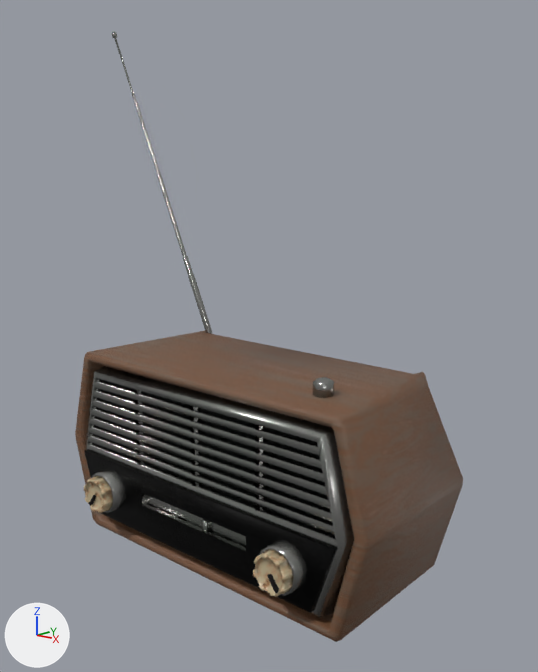
A saved change to the Blender file External Assets/connected.blend.
Before and after are seen from a 50 mm lens placed at (0.722, -0.805, 0.578), pointed at (0.007, 0.029, 0.333). The lights are fixed; the arrows at lower left show +X, +Y and +Z.

Script lines for the objects in view, before the commit:
```python
ob_antenna = bpy.data.objects.new('Antenna', me_cube_049)
ob_antenna.location = (0.0, 0.0, 0.0)
ob_channelpanel = bpy.data.objects.new('ChannelPanel', me_cube_046)
ob_channelpanel.location = (0.0, 0.0, 0.0)
ob_channeltuner = bpy.data.objects.new('ChannelTuner', me_cube_053)
ob_channeltuner.location = (0.0, 0.0, 0.0)
ob_plasticframe = bpy.data.objects.new('PlasticFrame', me_cube_027)
ob_plasticframe.location = (0.0, 0.0, 0.0)
ob_powerbutton = bpy.data.objects.new('PowerButton', me_cube_029)
ob_powerbutton.location = (0.0, 0.0, 0.0)
ob_shell = bpy.data.objects.new('Shell', me_cube_020)
ob_shell.location = (0.0, 0.0, 0.0)
ob_soundfilter = bpy.data.objects.new('SoundFilter', me_cube_025)
ob_soundfilter.location = (0.0, 0.0, 0.0)
ob_tuners = bpy.data.objects.new('Tuners', me_cube_048)
ob_tuners.location = (0.0, 0.0, 0.0)
```
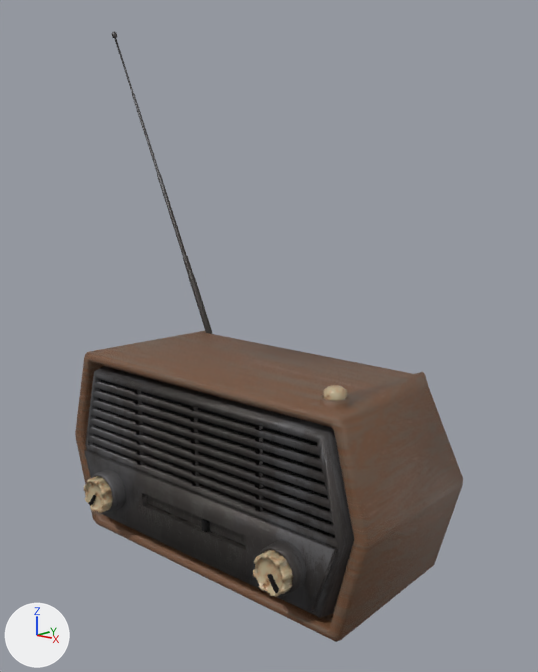
The change, as a list of edits to the scene's bpy script:
```text
Change mat_goldenmetal:
    remove # nodes: BsdfPrincipled, Bump x2, Mapping, Math, Mix x2, OutputMaterial, TexCoord, TexNoise, TexWave, ValToRGB x3
    remove # colours: black #000000, brown #7a422d, brown #462d18, white #ffffff, black #171717, light grey #e4e4e4, grey #88878a, grey #b1a6a0
    nodes: BsdfPrincipled, Bump x2, Mapping, Math, Mix, OutputMaterial, TexCoord, TexNoise, TexWave, ValToRGB x3
    colours: black #000000, brown #7a422d, brown #462d18, white #ffffff, black #171717, light grey #e4e4e4, dark grey #616062, dark grey #4c4948
Change me_cube_020:
    remove me_cube_020.from_pydata(...)  # 75 vertices, 64 faces; spans x 0.0..0.289, y -0.125..0.125, z 0.0..0.296
    add me_cube_020.from_pydata(...)  # 327 vertices, 314 faces; spans x -0.289..0.289, y -0.125..0.125, z -0.011..0.305
    me_cube_020 part 1: 252 vertices added at x -0.289..0.289, y -0.125..0.125, z -0.011..0.305
Change me_cube_027:
    remove me_cube_027.from_pydata(...)  # 122 vertices, 68 faces; spans x -0.124..0.261, y -0.135..-0.097, z 0.023..0.273
    add me_cube_027.from_pydata(...)  # 200 vertices, 136 faces; spans x -0.261..0.261, y -0.135..-0.097, z 0.023..0.273
    me_cube_027 part 2: a new loose piece, a box spanning x -0.0037..0.0037, y -0.1268..-0.1195, z 0.1389..0.2613, in mat_goldenmetal
    me_cube_027 part 3: a new loose piece, a box spanning x 0.1163..0.1237, y -0.1268..-0.1195, z 0.1389..0.2613, in mat_goldenmetal
    me_cube_027 part 4: a new loose piece, a box spanning x -0.1237..-0.1163, y -0.1268..-0.1195, z 0.1389..0.2613, in mat_goldenmetal
    me_cube_027 part 5: 40 vertices added at x -0.261..-0.216, y -0.128..-0.097, z 0.023..0.273
    me_cube_027 part 6: 6 vertices added at x -0.108..-0.106, y -0.135..-0.119, z 0.081..0.102
    me_cube_027 part 7: 68 faces spanning x -0.124..0.261, y -0.135..-0.097, z 0.023..0.273 switch from mat_metallicgray to mat_goldenmetal
Change me_cube_029:
    remove me_cube_029.from_pydata(...)  # 26 vertices, 24 faces; spans x 0.1626..0.1905, y -0.0764..-0.0485, z 0.294..0.317
    add me_cube_029.from_pydata(...)  # 26 vertices, 24 faces; spans x 0.1961..0.2253, y -0.099..-0.0699, z 0.2928..0.3178
    me_cube_029 part 8: 26 of 26 vertices moved; they spanned x 0.1626..0.1905, y -0.0764..-0.0485, z 0.294..0.317 and now span x 0.1961..0.2253, y -0.099..-0.0699, z 0.2928..0.3178; mean shift (0.0341, -0.022, 0.0); largest move (0.1626, -0.0624, 0.294) -> (0.2106, -0.099, 0.2928)
Change me_cube_048:
    remove me_cube_048.from_pydata(...)  # 112 vertices, 114 faces; spans x 0.1446..0.2087, y -0.157..-0.0872, z 0.0558..0.1198
    add me_cube_048.from_pydata(...)  # 224 vertices, 228 faces; spans x -0.2087..0.2087, y -0.157..-0.0872, z 0.0558..0.1198
    me_cube_048 part 9: the loose piece of 112 vertices spanning x 0.1446..0.2087, y -0.157..-0.0872, z 0.0558..0.1198 is copied, and the copy is mirrored in x about the mesh origin, in mat_goldenmetal; it spans x -0.2087..-0.1446, y -0.157..-0.0872, z 0.0558..0.1198
    me_cube_048 part 10: 114 faces spanning x 0.1446..0.2087, y -0.157..-0.0872, z 0.0558..0.1198 switch from mat_metallicgray to mat_goldenmetal
Change me_cube_049:
    where me_cube_049.from_pydata(...)  # 138 vertices, 136 faces; spans x -0.447..-0.196, y 0.103..0.12, z 0.273..0.824
    remove me_cube_049.materials.append(mat_metallicgray)
    add me_cube_049.materials.append(mat_goldenmetal)
Change ob_shell:
    remove _m = ob_shell.modifiers.new('Mirror', 'MIRROR')
    remove _m.use_clip = True
Change ob_plasticframe:
    remove _m = ob_plasticframe.modifiers.new('Mirror', 'MIRROR')
    remove _m.use_clip = True
Change ob_tuners:
    remove _m = ob_tuners.modifiers.new('Mirror', 'MIRROR')
    remove _m.use_clip = True
Change ob_channeltuner:
    remove _m = ob_channeltuner.modifiers.new('Mirror', 'MIRROR')
    remove _m.use_clip = True
```

Boxes (x1, y1, x2, y2) around the edits, measured in the pictures (538 x 672 px):
'Shell', reshaped, modifiers changed
    both: (75, 331, 463, 642)
'PlasticFrame', recoloured
    both: (85, 367, 354, 617)
'ChannelPanel', recoloured
    both: (84, 450, 337, 612)
'Tuners', recoloured
    both: (92, 469, 307, 596)
'Antenna', recoloured
    both: (112, 32, 212, 334)
'PowerButton', reshaped
    before: (313, 377, 334, 398)
    after: (323, 385, 347, 400)
part 1 of me_cube_020, added (brown)
    after: (75, 331, 463, 640)
part 2 of me_cube_027, added
    after: (194, 407, 199, 487)
part 3 of me_cube_027, added
    after: (255, 424, 263, 512)
part 4 of me_cube_027, added
    after: (134, 389, 144, 465)
part 5 of me_cube_027, added
    after: (85, 366, 204, 558)
part 6 of me_cube_027, added (black)
    after: (142, 493, 196, 527)
part 7 of me_cube_027, recoloured (grey to black)
    both: (190, 394, 354, 617)
part 9 of me_cube_048, added
    after: (92, 469, 126, 513)
part 10 of me_cube_048, recoloured (grey to black)
    both: (259, 540, 307, 596)
